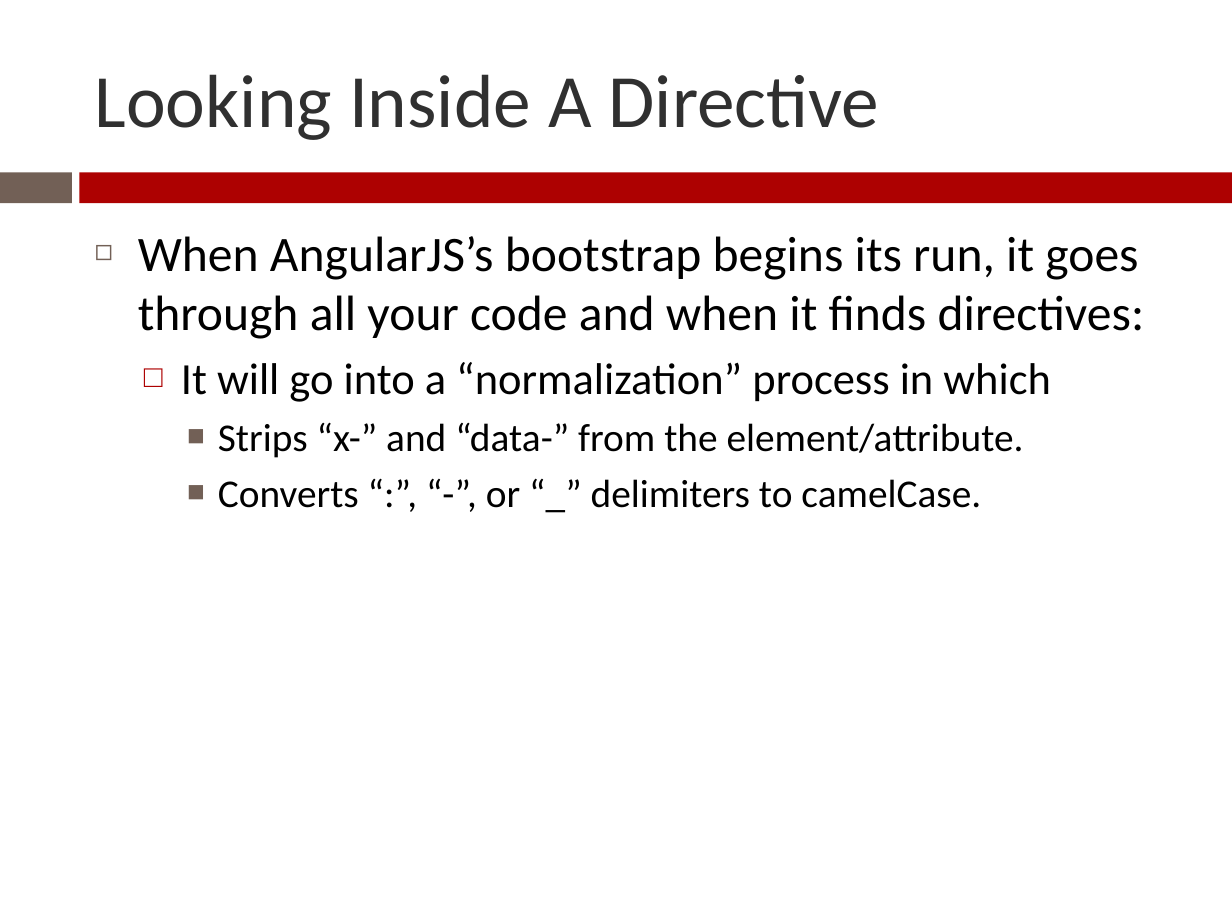
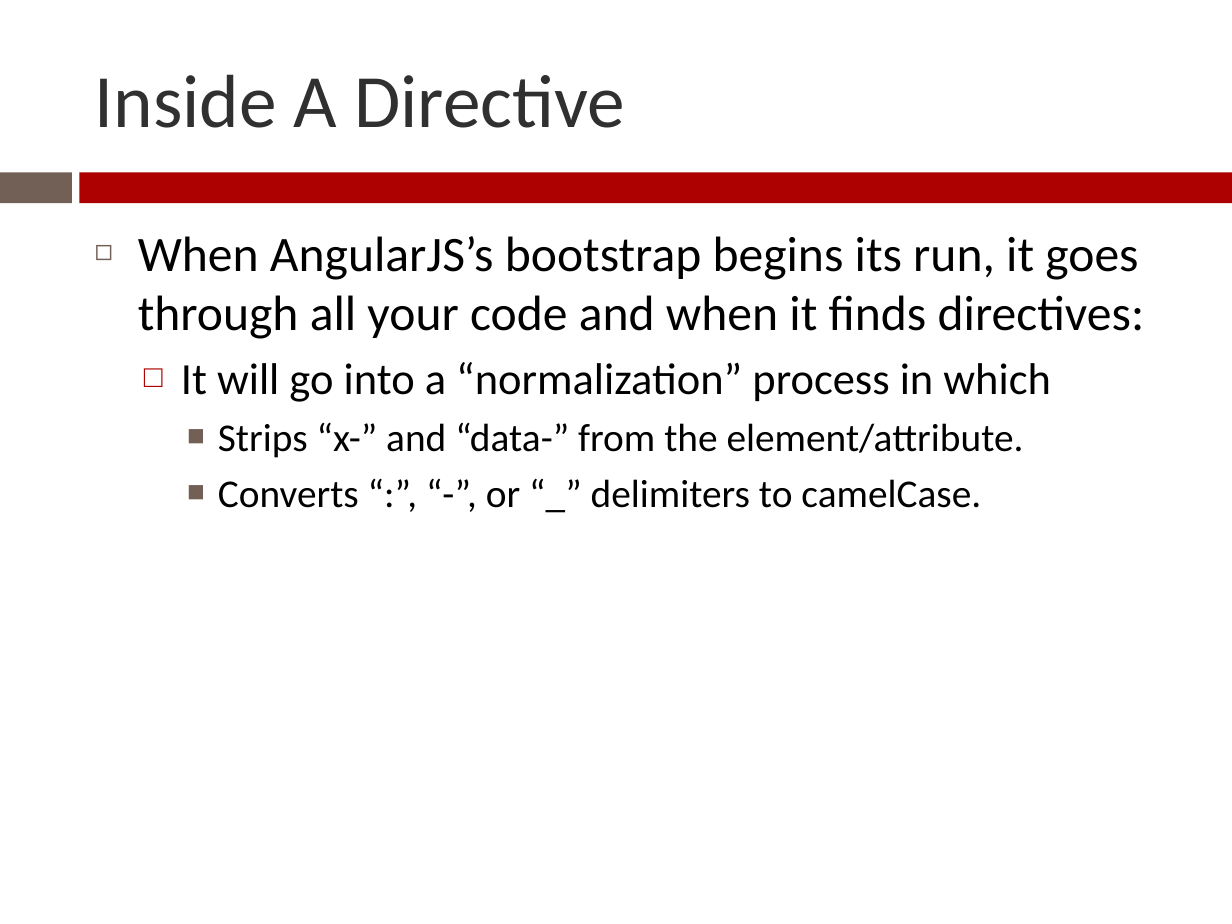
Before and after one commit to Zenitram-Oriaj/AngularJS_Directives, a slide deck: slide 17 of presentation/ajs_dir_presentation.pptx (slide 15 before the commit). Drawn at 1232x924 pixels with LibreOffice and Linux fonts; fonts in the diff are those of the drawing. Boxes give left, top, right and bottom in pixels: in the first picture for what was removed or moved away, otherwise in the second. Text is boxed around its words. In the diff, an @@ line names an element or a change of style, - is before the commit and + after.

```diff
--- a/presentation/ajs_dir_presentation.pptx
+++ b/presentation/ajs_dir_presentation.pptx
@@ title at (x1=95, y1=74, x2=625, y2=128): text changed @@
-Looking Inside A Directive
+Inside A Directive
```
Also in this commit, not shown: 3 other slides changed, 2 slides added, 4 other files.
